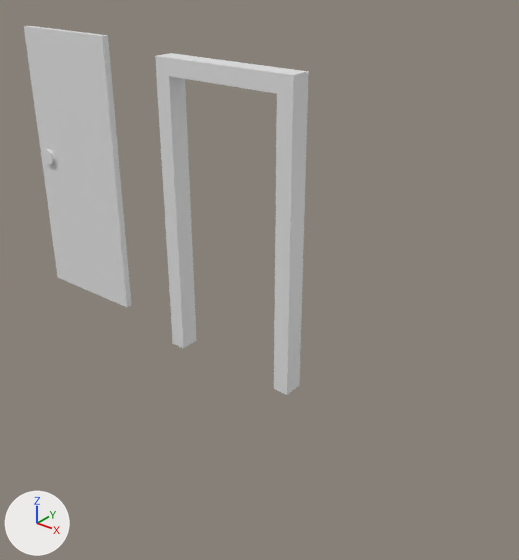
Two versions of the Blender file game/door.blend, one commit apart.
Camera for both pictures: a camera (50 mm lens) standing at (7.35, -4.41, 3.55) and looking at (4.58, -0.94, 1.4). Every picture has the same lights, and +X, +Y and +Z are marked at lower left. The older version comes first.
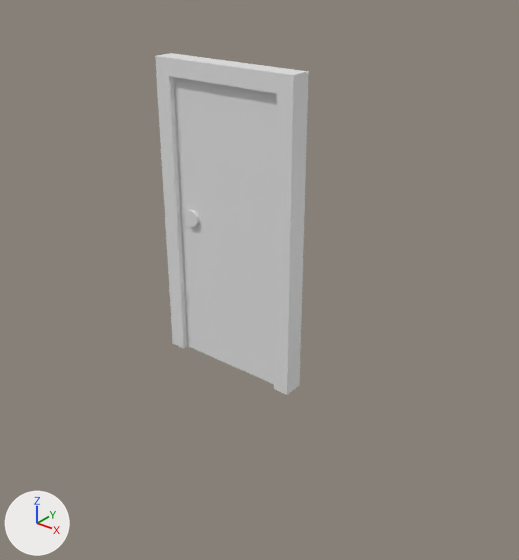
Location of each change, (x1, y1, x2, y2) in pixels of the pictures (519 x 560 px):
'Cylinder', moved
    before: (24, 26, 131, 307)
    after: (174, 77, 277, 384)

Patch to the scene script:
```diff
--- a/game/door.blend.py
+++ b/game/door.blend.py
@@ ob_cylinder @@
 ob_cylinder = bpy.data.objects.new('Cylinder', me_cylinder)
-ob_cylinder.location = (2.51, -1.025, 1.917)
+ob_cylinder.location = (3.953, -0.898, 1.699)
 ob_cylinder.rotation_euler = (0.0, 1.571, 1.571)  # degrees (0, 90, 90)
```
